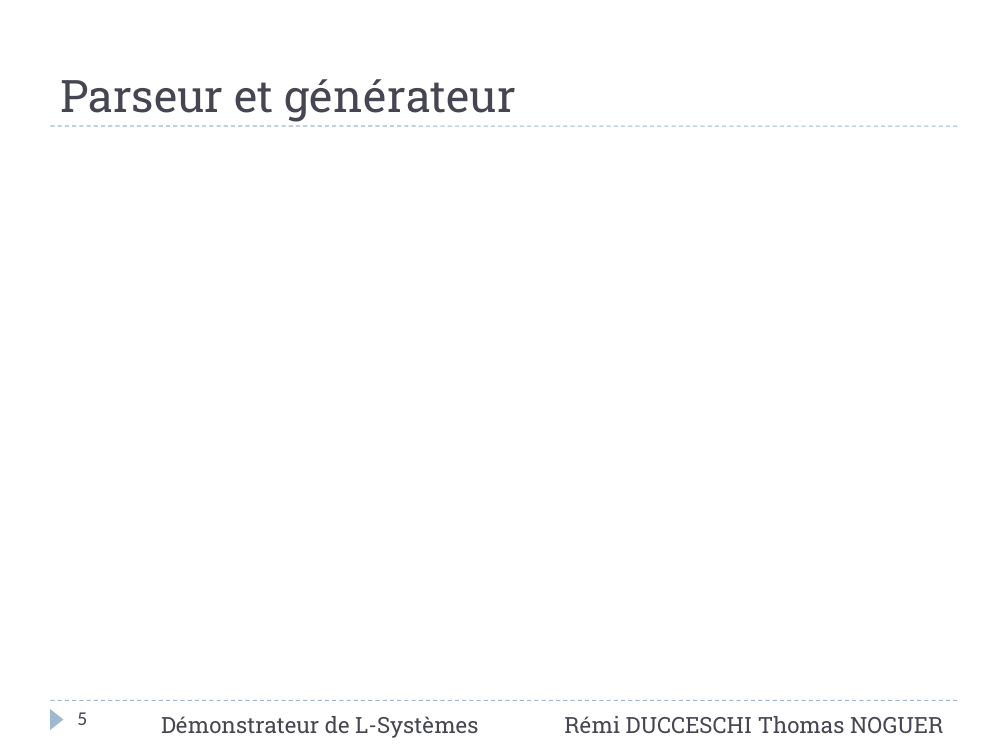
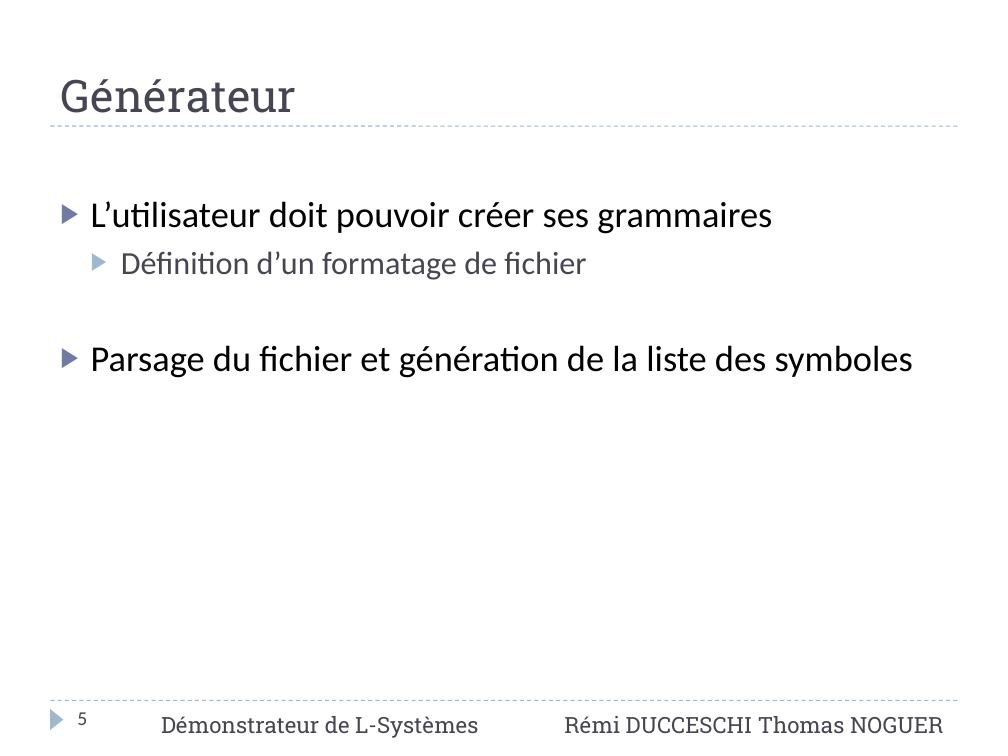
Before and after one commit to Cepheus/L-Systems, a slide deck: slide 5 of doc/Rapport/Présentation.pptx. Drawn at 1008x756 pixels with LibreOffice and Linux fonts; fonts in the diff are those of the drawing. Boxes give left, top, right and bottom in pixels: in the first picture for what was removed or moved away, otherwise in the second. Text is boxed around its words. In the diff, an @@ line names an element or a change of style, - is before the commit and + after.

```diff
--- a/doc/Rapport/Présentation.pptx
+++ b/doc/Rapport/Présentation.pptx
@@ title at box(60, 79, 296, 113): text changed @@
-Parseur et générateur
+Générateur
@@ text added at box(91, 201, 913, 378), 26 pt, text #000000 @@
+▶ L’utilisateur doit pouvoir créer ses grammaires
+  ▶ Définition d’un formatage de fichier
+▶ Parsage du fichier et génération de la liste des symboles
```
Also in this commit, not shown: 9 other slides changed, 1 slide added, 1 slide removed.
